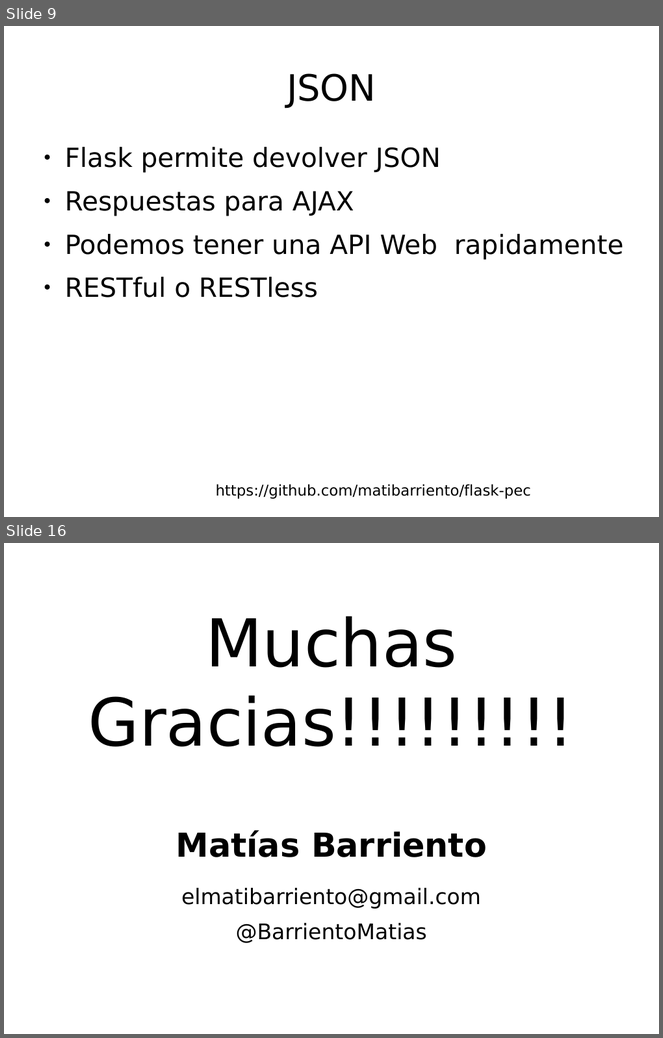
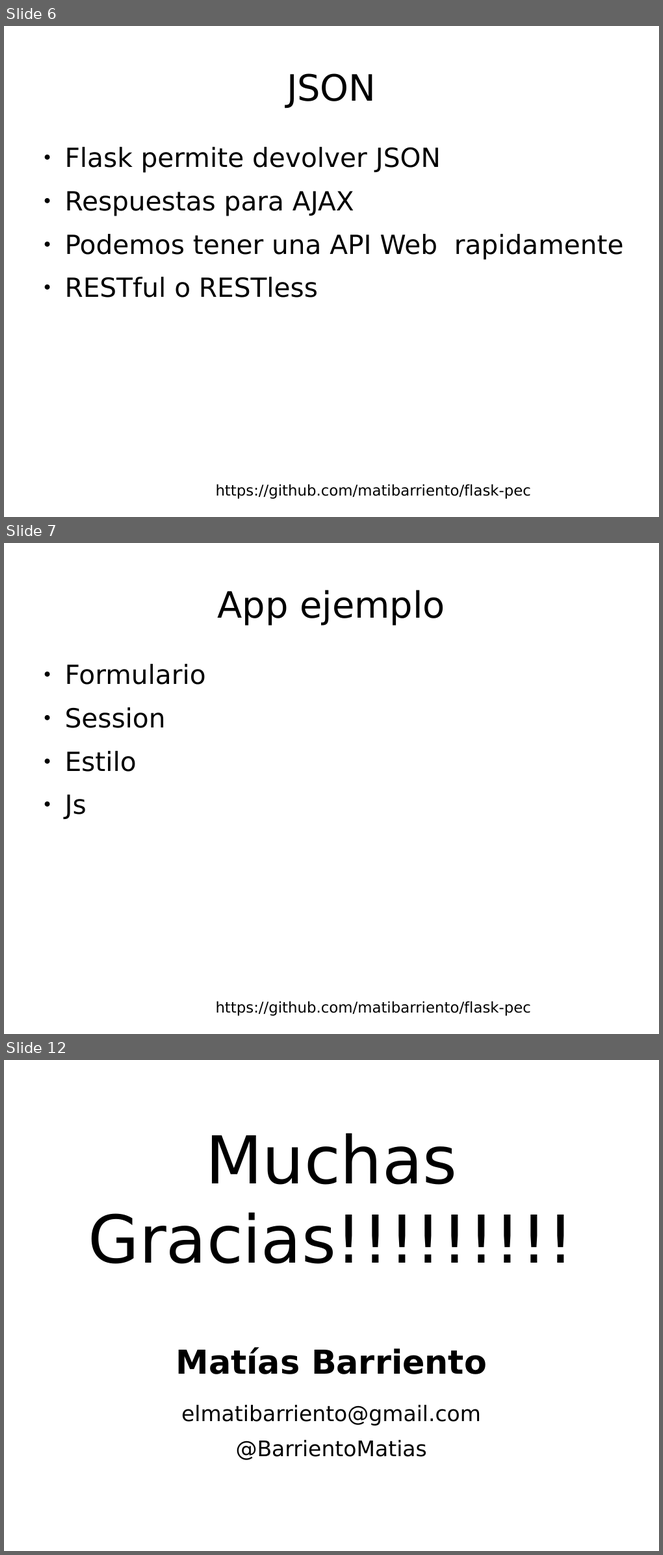
Before and after one commit to matibarriento/flask-pec, a slide deck: flaskpec.odp. Shown one above the other, each under a label of ours: slides 9 and 16 before the commit, slides 6, 7 and 12 after it; the slides between them are not shown. The pictures are 663x1038 and 663x1555 pixels, drawn with LibreOffice and Linux fonts; fonts in the diff are those of the drawing; background and template pictures are left out. Boxes give left, top, right and bottom in pixels: in the first picture for what was removed or moved away, otherwise in the second. Text is boxed around its words. In the diff, an @@ line names an element or a change of style, - is before the commit and + after.

```diff
--- a/flaskpec.odp
+++ b/flaskpec.odp
@@ slide 7 added at box(4, 543, 659, 1034), background #FFFFFF; not listed: 1 template element that a slide beside it also shows @@
@@ title added at box(217, 590, 445, 626), 44 pt, text #000000 @@
+App ejemplo
@@ text added at box(65, 664, 206, 819), 32 pt, text #000000 @@
+● Formulario
+● Session
+● Estilo
+● Js
@@ what was slide 9 is now slide 6 @@
@@ what was slide 16 is now slide 12 @@
```
Also in this commit, not shown: 5 slides changed, 3 other slides added, 8 slides removed, 1 other file.
